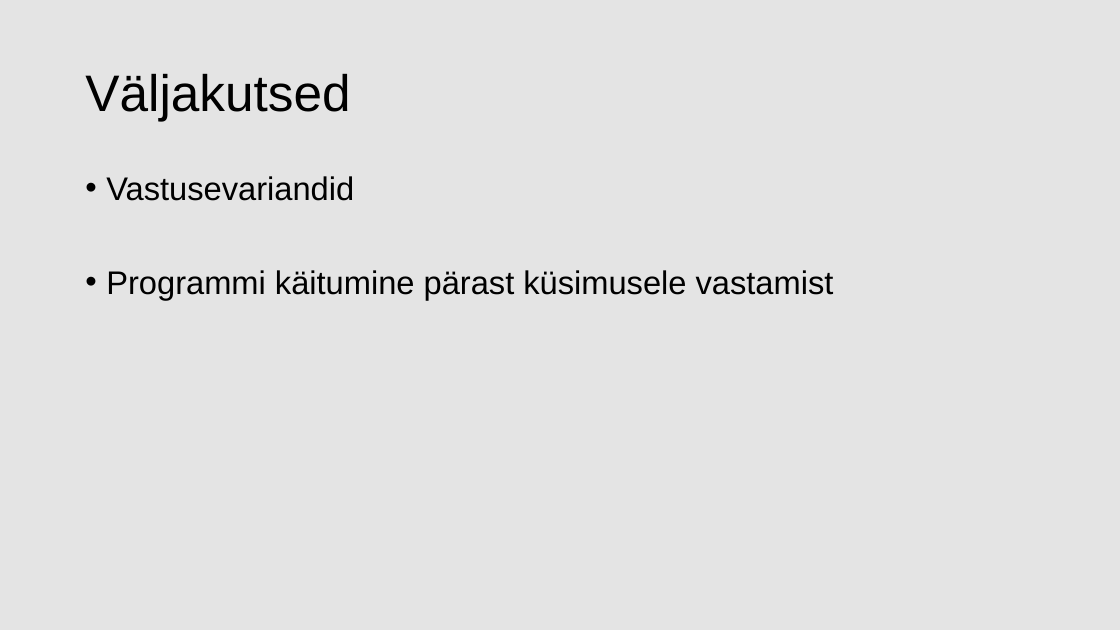
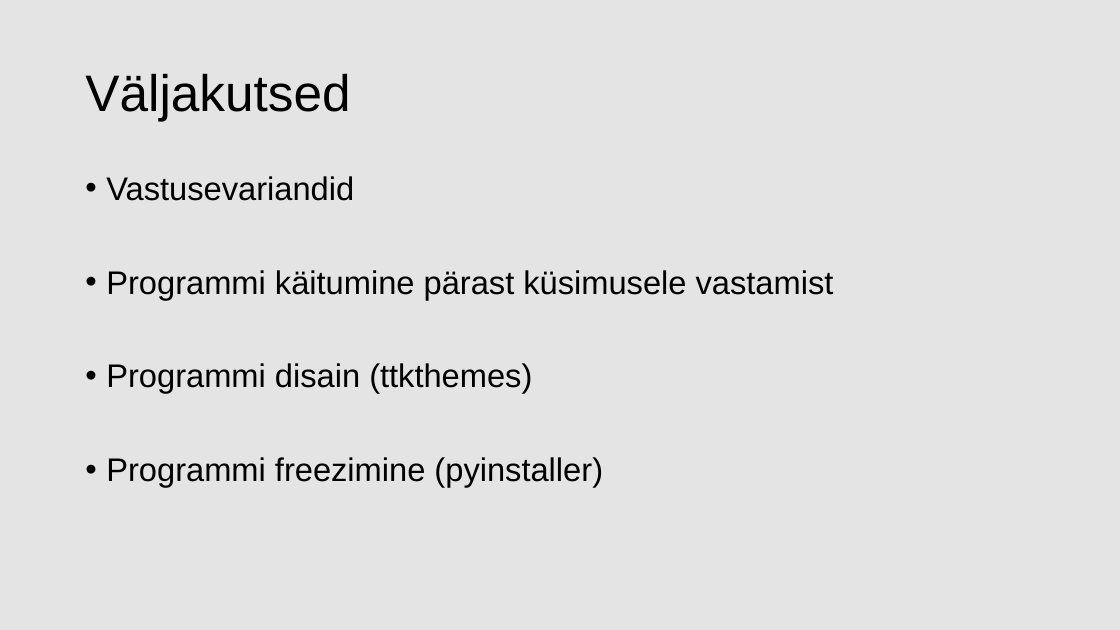
Before and after one commit to CarlMartinLind/KMQuiz, a slide deck: slide 3 of projekti_ettekanne.pptx. Drawn at 1120x630 pixels with LibreOffice and Linux fonts; fonts in the diff are those of the drawing. Boxes give left, top, right and bottom in pixels: in the first picture for what was removed or moved away, otherwise in the second. Text is boxed around its words. In the diff, an @@ line names an element or a change of style, - is before the commit and + after.

Commit message:
slaid

```diff
--- a/projekti_ettekanne.pptx
+++ b/projekti_ettekanne.pptx
@@ text at bbox=[106, 363, 603, 487]: paragraphs added @@
+• Programmi disain (ttkthemes)
+• Programmi freezimine (pyinstaller)
```
